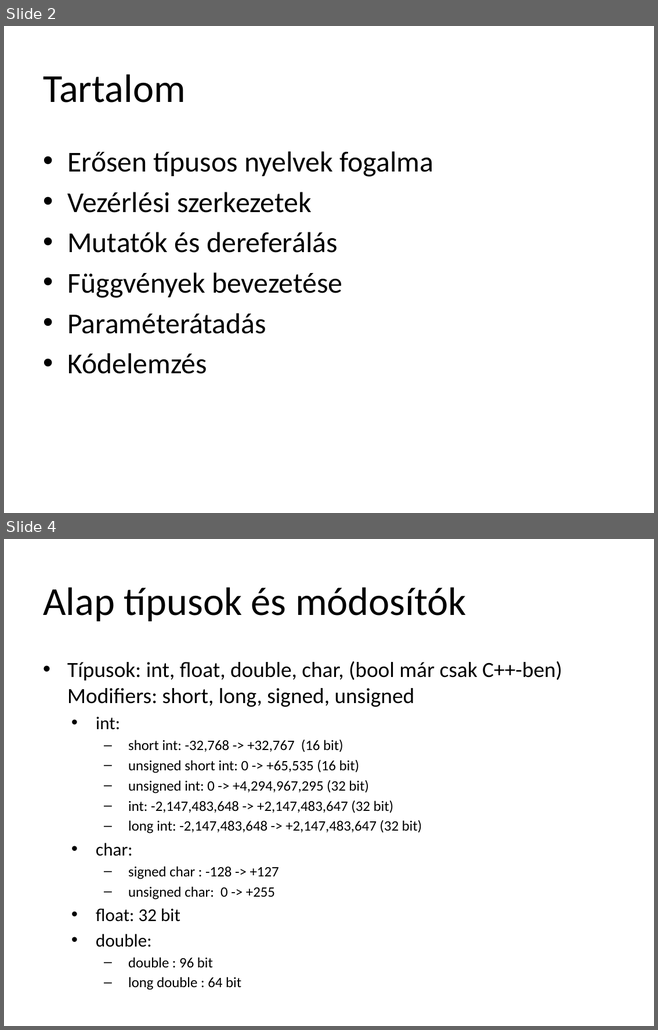
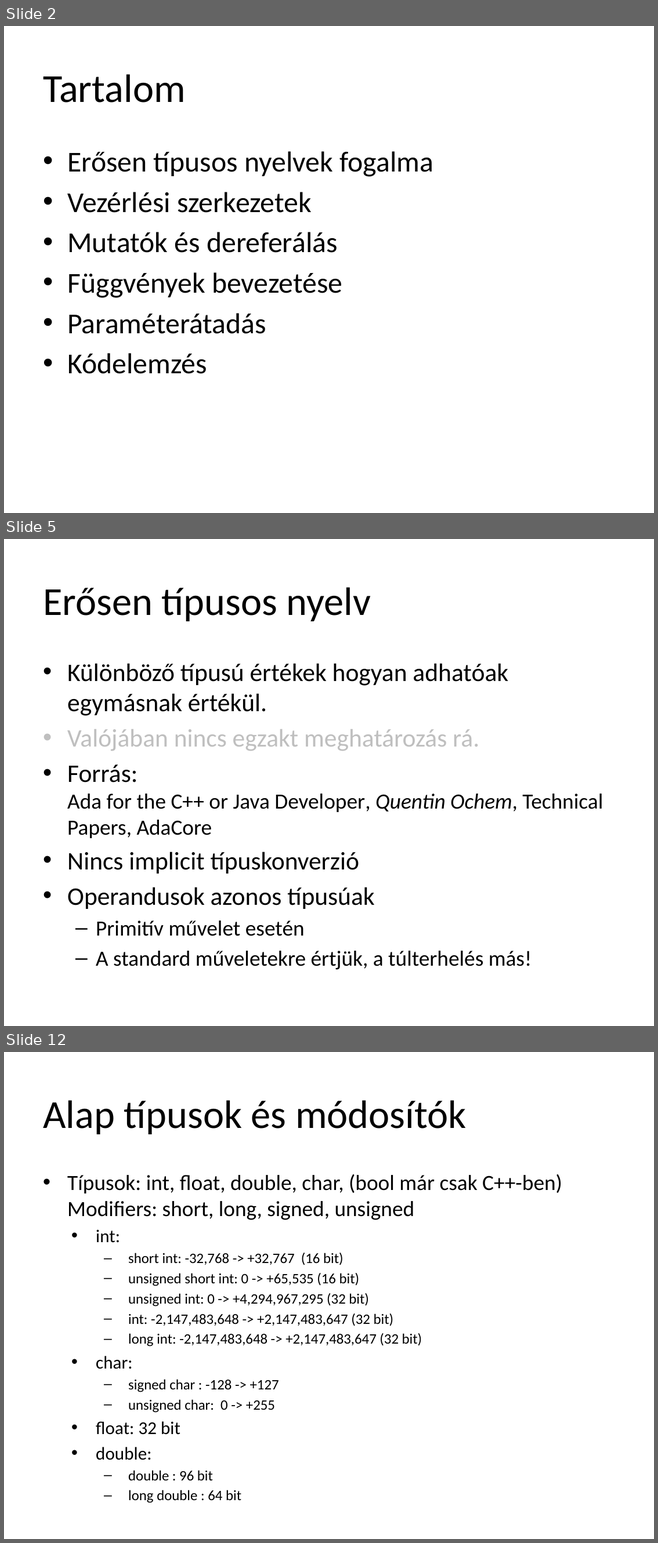
Before and after one commit to torokmark/cppgyak_jegyzet, a slide deck: programozasi_nyelvek_cpp_gyak02.pptx. Shown one above the other, each under a label of ours: slides 2 and 4 before the commit, slides 2, 5 and 12 after it; the slides between them are not shown. The pictures are 658x1030 and 658x1543 pixels, drawn with LibreOffice and Linux fonts; fonts in the diff are those of the drawing. Boxes give left, top, right and bottom in pixels: in the first picture for what was removed or moved away, otherwise in the second. Text is boxed around its words. In the diff, an @@ line names an element or a change of style, - is before the commit and + after.

```diff
--- a/programozasi_nyelvek_cpp_gyak02.pptx
+++ b/programozasi_nyelvek_cpp_gyak02.pptx
@@ slide 5 added at (4,539,654,1026), background #FFFFFF @@
@@ title added at (43,587,371,621), 44 pt, text #000000 @@
+Erősen típusos nyelv
@@ text added at (67,663,603,970), 28 pt, text #000000 @@
+• Különböző típusú értékek hogyan adhatóak egymásnak értékül.
+• Valójában nincs egzakt meghatározás rá.
+• Forrás:
+  Ada for the C++ or Java Developer, Quentin Ochem, Technical Papers, AdaCore
+• Nincs implicit típuskonverzió
+• Operandusok azonos típusúak
+  – Primitív művelet esetén
+  – A standard műveletekre értjük, a túlterhelés más!
@@ what was slide 4 is now slide 12 @@
```
Also in this commit, not shown: 19 slides changed, 10 other slides added.
